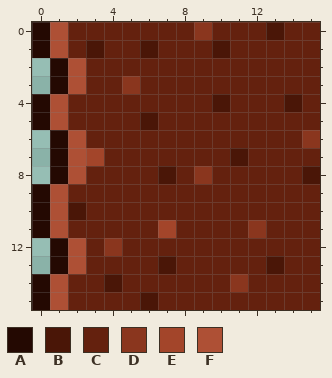
File history of a pixel-art sprite, tiles/dirt/dirt-12.png. Above is the file before it was changed.
The file is 16x16 pixels.
Palette (. is transparent): A #240902  B #4a1607  C #64210e  D #8a361e  E #a3452a  F #ae5035
Pixels before, first column x 0:
 0 AFCCCCCCCDCCCBCC
 1 AFCBCCBCCCBCCCCC
 2 .AFCCCCCCCCCCCCC
 3 .AFCCDCCCCCCCCCC
 4 AFCCCCCCCCBCCCBC
 5 AFCCCCBCCCCCCCCC
 6 .AFCCCCCCCCCCCCD
 7 .AFECCCCCCCBCCCC
 8 .AFCCCCBCDCCCCCB
 9 AFCCCCCCCCCCCCCC
10 AFBCCCCCCCCCCCCC
11 AFCCCCCECCCCDCCC
12 .AFCDCCCCCCCCCCC
13 .AFCCCCBCCCCCBCC
14 AFCCBCCCCCCDCCCC
15 AFCCCCBCCCCCCCCC
And afterwards:
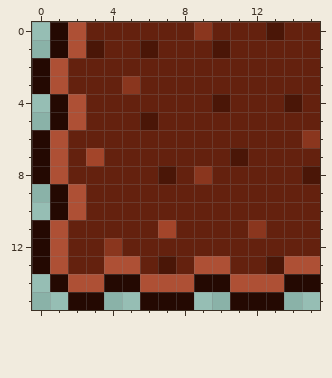
Difference:
Changed rows in their new state; - is an unchanged pixel.
first column x 0:
 0 .AF-------------
 1 .AF-------------
 2 AFC-------------
 3 AFC-------------
 4 .AF-------------
 5 .AF-------------
 6 AFC-------------
 7 AFC-------------
 8 AFC-------------
 9 .AF-------------
10 .AF-------------
12 AFC-------------
13 AFC-FF---FF---FF
14 .AFFAAFFFAAFFFAA
15 ..AA..AAA..AAA..
Where, in picture pixels (left, top, right, bottom), the same in both pictures:
changed: (32, 22, 320, 310)
